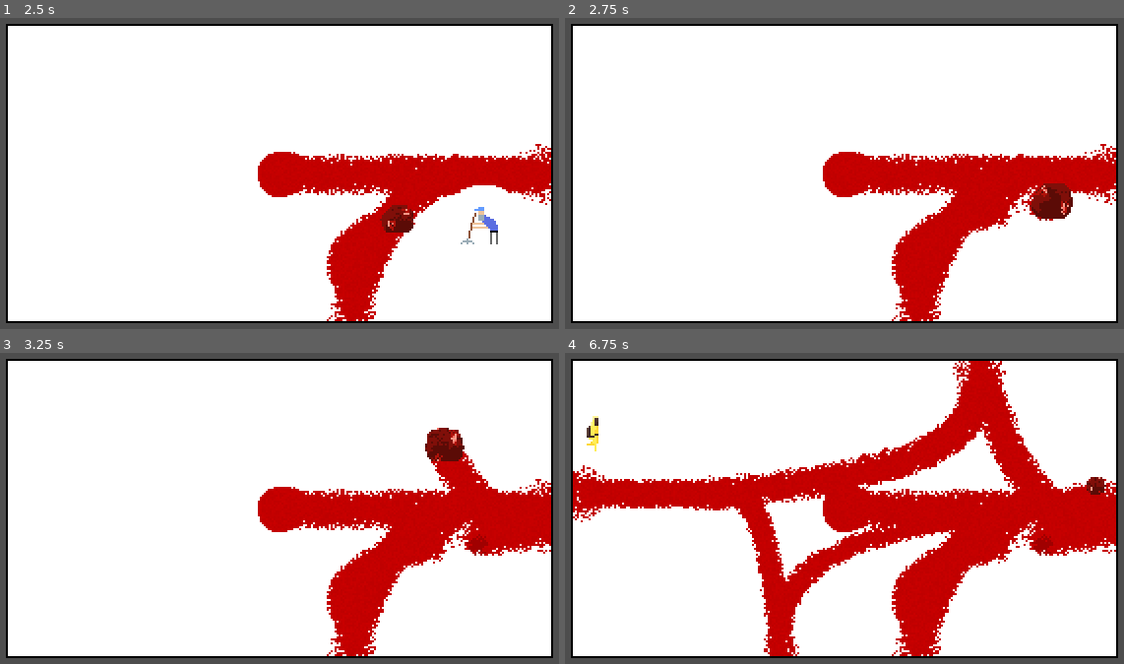
Above: before the commit, frames 1-4 (two rows, left to right).
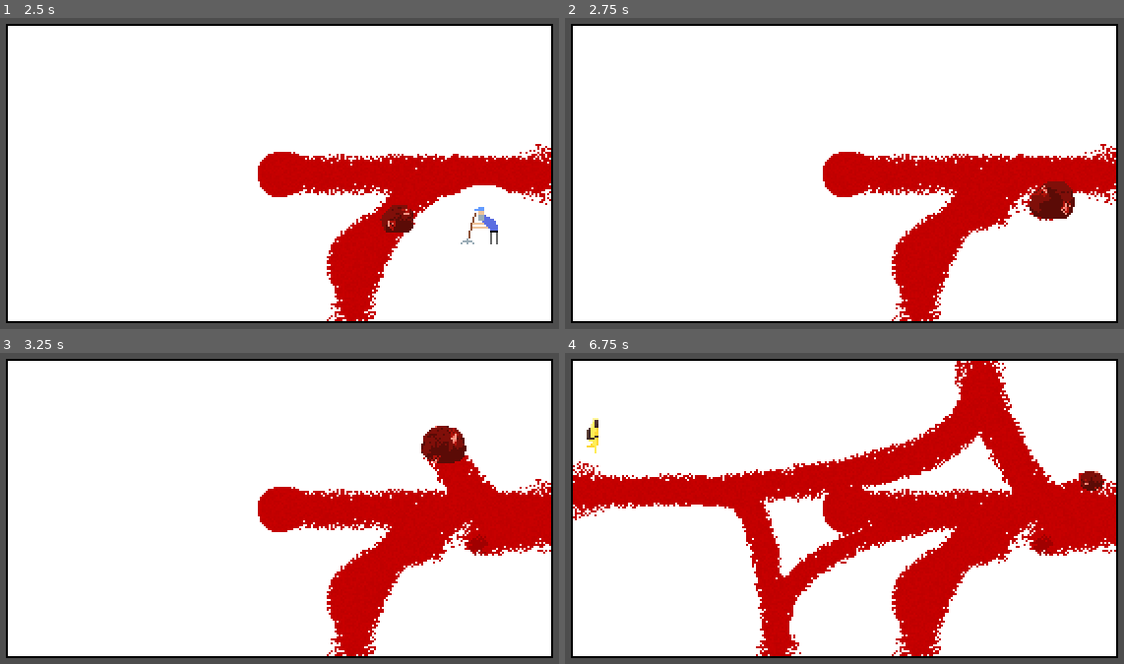
Above: after the commit, the same moments.

Repository: fawfle/blood-jam-cu
Game: Godot game, scene res://scenes/main-michael.tscn
Two runs of this game, one before a commit and one after it. Both use one fixed random seed, a clock stepped at 60 frames per second and the inputs below. This scene is started directly instead of the project's main scene.
Inputs:
- Up to frame 1 (2.5 s): tap Enter at 0.5, 1.35 s; hold D (right) 0.53-1.28 s; tap Shift (dash) at 0.6 s; hold S (backward) 1.28-2.03 s; hold D (right) from 2.03 s (still down); tap Backspace at 2.1 s
- Up to frame 2 (2.75 s): keep holding D (right)
- Up to frame 3 (3.25 s): release D (right) at 2.78 s; hold W (forward) from 2.78 s (still down); tap 0 at 2.85 s
- Up to frame 4 (6.75 s): release W (forward) at 3.53 s; hold A (left) 3.53-5.03 s; tap one key every 0.75 s from 3.6 s: 9 Shift (dash) Enter Backspace 0; hold S (backward) 5.03-5.78 s; hold D (right) 5.78-6.53 s; hold W (forward) from 6.53 s (still down)

Frame 1 is identical in both runs. In frame 2, 0.2% of the frame differs, in the area x 82-92%, y 52-65%; in frame 3, 0.4%; in frame 4, 3.4%, in the area x 1-97%, y 2-98%.

Commit message:
added enemies to mini-map

Diff:
--- a/project.godot
+++ b/project.godot
@@ -32,6 +32,7 @@
 
 player=""
 shield=""
+enemies=""
 
 [input]
 
--- a/scenes/enemies/enemy/enemy.gd
+++ b/scenes/enemies/enemy/enemy.gd
@@ -22,6 +22,7 @@
 var dying: bool = false
 
 func _ready() -> void:
+	add_to_group("enemies")
 	area.body_entered.connect(_on_body_entered)
 	_on_ready()
 
@@ -87,6 +88,7 @@
 
 func _on_body_entered(body: Node2D) -> void:
 	if body.is_in_group("player"):
+		remove_from_group("enemies")
 		die()
 
 func die():
--- a/scenes/enemies/janitor/janitor.tscn
+++ b/scenes/enemies/janitor/janitor.tscn
@@ -76,6 +76,7 @@
 [node name="Janitor" type="CharacterBody2D"]
 script = ExtResource("1_46a05")
 speed = 1
+blood = 27
 
 [node name="AnimatedSprite2D" type="AnimatedSprite2D" parent="."]
 sprite_frames = SubResource("SpriteFrames_c8x81")
--- a/scenes/enemies/shielded/shielded.gd
+++ b/scenes/enemies/shielded/shielded.gd
@@ -41,8 +41,6 @@
 		direction = -enemy_position.direction_to(player_position)
 	elif distance > distance_target:
 		direction = enemy_position.direction_to(player_position)
-	else:
-		direction = Vector2.ZERO
 
 func change_distance():
 	distance_target = randf_range(distance_target_min, distance_target_max)
--- a/scenes/enemies/shielded/shielded.tscn
+++ b/scenes/enemies/shielded/shielded.tscn
@@ -182,6 +182,7 @@
 collision_layer = 4
 collision_mask = 2
 script = ExtResource("1_kh67j")
+blood = 25
 metadata/_custom_type_script = "uid://shvkl6fgbo11"
 
 [node name="Area2D" type="Area2D" parent="."]
--- a/scenes/enemies/shooter/shooter.tscn
+++ b/scenes/enemies/shooter/shooter.tscn
@@ -181,7 +181,8 @@
 collision_layer = 4
 collision_mask = 2
 script = ExtResource("1_gdnfp")
-distance_min = 50
+speed = 25
+blood = 22
 metadata/_custom_type_script = "uid://shvkl6fgbo11"
 
 [node name="Area2D" type="Area2D" parent="."]
--- /dev/null
+++ b/scenes/ui/minimap/EnemyIndicator.tscn
@@ -0,0 +1,15 @@
+[gd_scene load_steps=3 format=3 uid="uid://dmh6moe1i6vd7"]
+
+[sub_resource type="Gradient" id="Gradient_5y6n6"]
+offsets = PackedFloat32Array(0, 0.049382716, 1)
+colors = PackedColorArray(0, 0, 0, 1, 0.7808642, 0.7808642, 0.7808642, 1, 1, 1, 1, 1)
+
+[sub_resource type="GradientTexture2D" id="GradientTexture2D_nnnfn"]
+gradient = SubResource("Gradient_5y6n6")
+width = 1
+height = 1
+fill_from = Vector2(1, 1)
+
+[node name="EnemyIndicator" type="TextureRect"]
+modulate = Color(0, 0, 0.5019608, 1)
+texture = SubResource("GradientTexture2D_nnnfn")
--- a/scenes/ui/minimap/minimap.gd
+++ b/scenes/ui/minimap/minimap.gd
@@ -1,6 +1,18 @@
 extends Control
 
 @onready var player_indicator = $PlayerIndicator
+@export var enemy_indicator: PackedScene
+var enemy_indicators = {}
 
 func _process(_delta: float) -> void:
 	player_indicator.position = Global.player.global_position / 8 / Global.room_size_ratio
+	for enemy in get_tree().get_nodes_in_group("enemies"):
+		if !enemy_indicators.has(enemy):
+			var indicator = enemy_indicator.instantiate()
+			add_child(indicator)
+			enemy_indicators[enemy] = indicator
+		enemy_indicators[enemy].position = enemy.global_position / 8 / Global.room_size_ratio
+	for enemy in enemy_indicators.keys():
+		if !is_instance_valid(enemy):
+			enemy_indicators[enemy].queue_free()
+			enemy_indicators.erase(enemy)
--- a/scenes/ui/minimap/minimap.tscn
+++ b/scenes/ui/minimap/minimap.tscn
@@ -1,6 +1,7 @@
-[gd_scene load_steps=6 format=3 uid="uid://bwjimsxwu86dn"]
+[gd_scene load_steps=7 format=3 uid="uid://bwjimsxwu86dn"]
 
 [ext_resource type="Script" uid="uid://1bmm6xqhe752" path="res://scenes/ui/minimap/minimap.gd" id="1_0k5yr"]
+[ext_resource type="PackedScene" uid="uid://dmh6moe1i6vd7" path="res://scenes/ui/minimap/EnemyIndicator.tscn" id="2_rfb21"]
 
 [sub_resource type="Gradient" id="Gradient_q2jyl"]
 colors = PackedColorArray(1, 1, 1, 1, 1, 1, 1, 1)
@@ -22,6 +23,7 @@
 layout_mode = 3
 anchors_preset = 0
 script = ExtResource("1_0k5yr")
+enemy_indicator = ExtResource("2_rfb21")
 
 [node name="MapBackground" type="TextureRect" parent="."]
 modulate = Color(0.52156866, 0.52156866, 0.52156866, 0.39215687)
Not shown, added: sprites/enemies/swat/swat-idle.png.import
Not shown, added: sprites/enemies/swat/swat-idledown.png.import
Not shown, added: sprites/enemies/swat/swat-rundown.png.import
Not shown, added: sprites/enemies/swat/swat-rundup.png.import
Not shown, added: sprites/swat-run.png.import
Not shown, added: sprites/swat-runside.png.import
